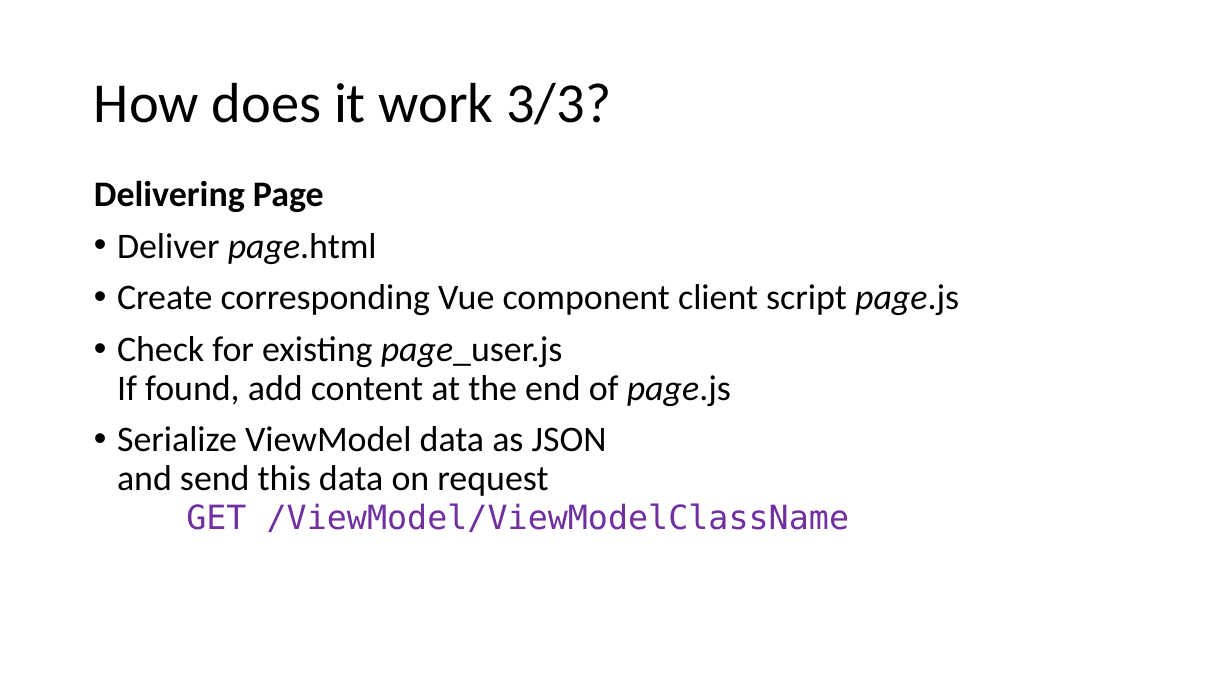
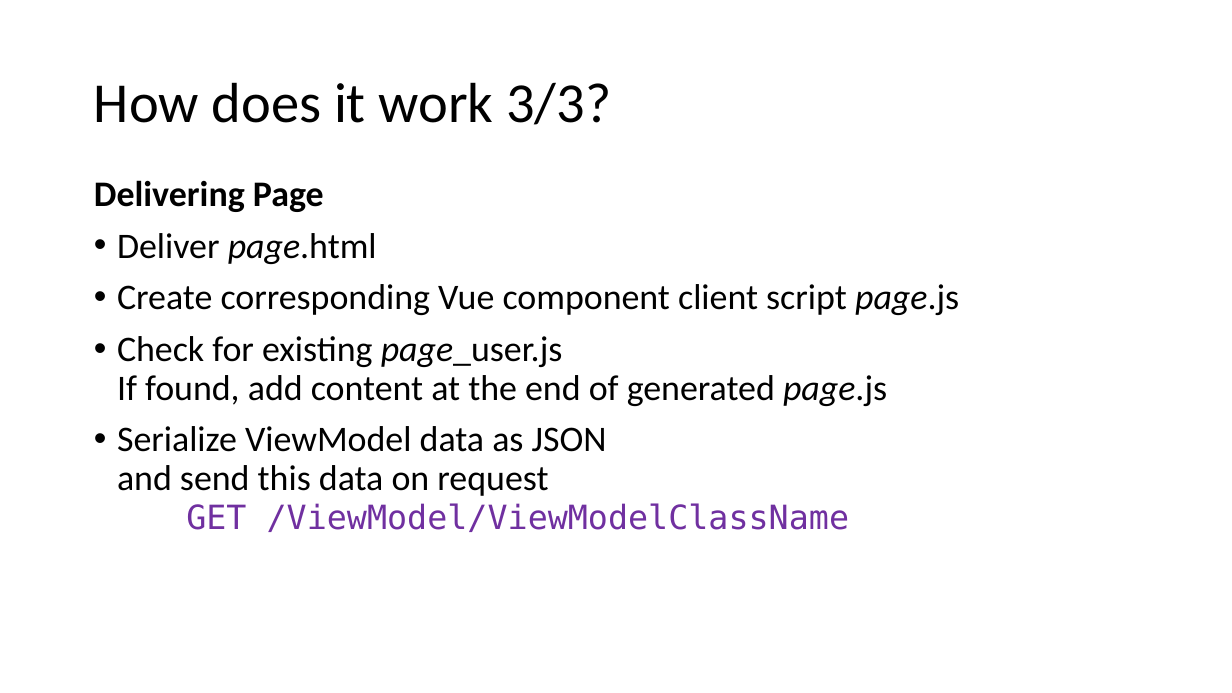
Before and after one commit to FrankPfattheicher/stonehenge.Chromely, a slide deck: slide 20 of stonehengeChromely.pptx (slide 19 before the commit). Drawn at 1232x693 pixels with LibreOffice and Linux fonts; fonts in the diff are those of the drawing. Boxes give left, top, right and bottom in pixels: in the first picture for what was removed or moved away, otherwise in the second. Text is boxed around its words. In the diff, an @@ line names an element or a change of style, - is before the commit and + after.

```diff
--- a/stonehengeChromely.pptx
+++ b/stonehengeChromely.pptx
@@ text at (117, 336, 887, 406): text changed @@
-• Check for existing page_user.js
-  If found, add content at the end of page.js
+• Check for existing page_user.js
+  If found, add content at the end of generated page.js
```
Also in this commit, not shown: 11 other slides changed, 1 slide added.
